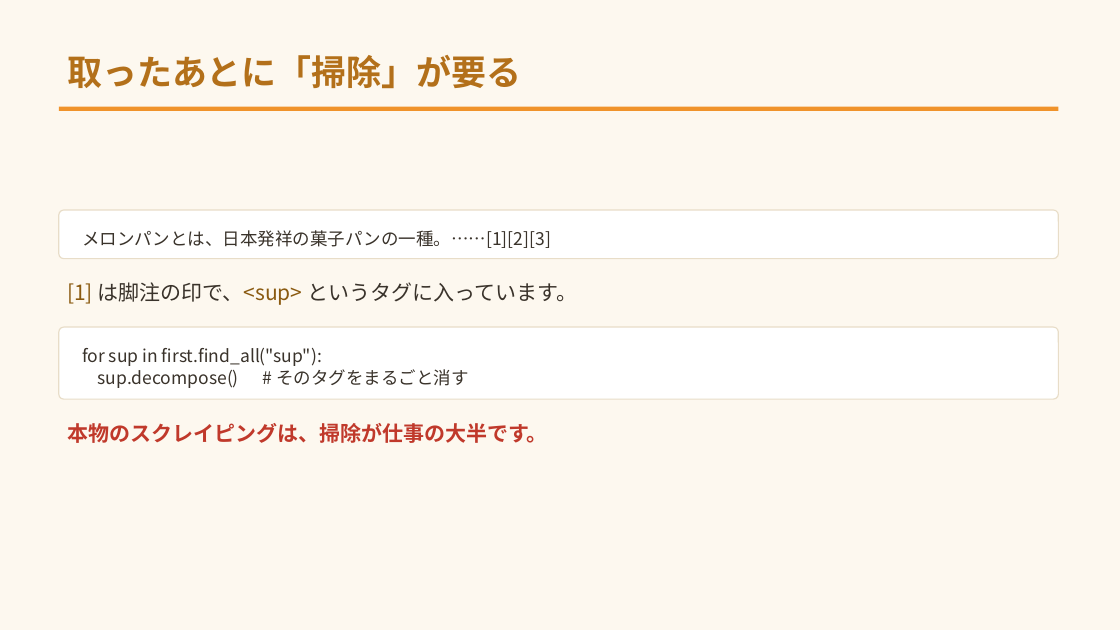
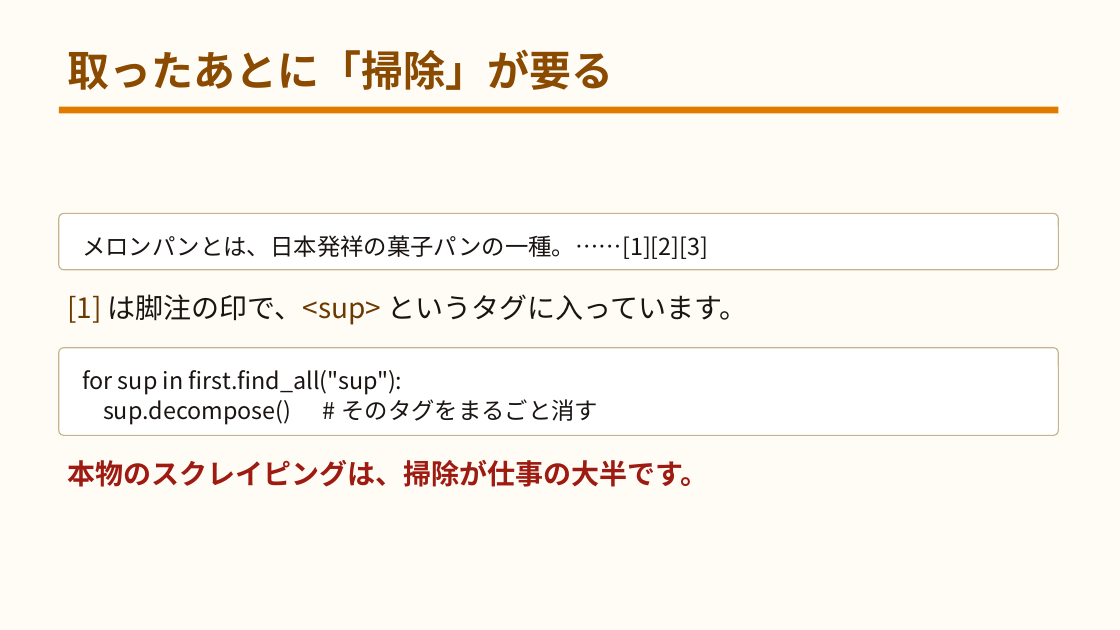
Before and after one commit to yuracode/isshop, a slide deck: slide 48 of docs/slides.pptx. Drawn at 1120x630 pixels with LibreOffice and Linux fonts; fonts in the diff are those of the drawing. Boxes give left, top, right and bottom in pixels: in the first picture for what was removed or moved away, otherwise in the second. Text is boxed around its words. In the diff, an @@ line names an element or a change of style, - is before the commit and + after.

```diff
--- a/docs/slides.pptx
+++ b/docs/slides.pptx
@@ background #FDF8EF to #FFFCF6 @@
@@ text "取ったあとに「掃除」が要る" at (67,49,613,90): size 30 to 36 pt, text colour #B3701A to #8A4A00 @@
@@ rectangle at (59,107,1059,113): fill #F0932B to #E07B00 @@
@@ rounded rectangle: place and size @@
-rounded rectangle at (59,210,1059,259)
+rounded rectangle at (59,213,1059,270)
@@ rounded rectangle at (59,213,1059,270): outline #E8DDC8 1 pt to #C7B48E 1 pt; proportions changed @@
@@ text "メロンパンとは、日本発祥の菓子パンの一種。……[1][2][3]" at (82,235,708,259): size 15 to 20 pt, text colour #3A332B to #1A1512 @@
@@ text "[1] は脚注の印で、<sup> というタグに入っています。": place and size @@
-text "[1] は脚注の印で、<sup> というタグに入っています。" at (67,282,577,305)
+text "[1] は脚注の印で、<sup> というタグに入っています。" at (67,294,747,325)
@@ text "[1] は脚注の印で、<sup> というタグに入っています。" at (67,294,747,325): size 18 to 24 pt; text colour #8A5A10 to #6B3A00 in "[1] は脚注の印で、<sup>"; text colour #3A332B to #1A1512 in "は脚注の印で、<sup> というタグに入っています。" @@
@@ rounded rectangle at (59,348,1059,435): outline #E8DDC8 1 pt to #C7B48E 1 pt; proportions changed @@
@@ rounded rectangle: place and size @@
-rounded rectangle at (59,327,1059,399)
+rounded rectangle at (59,348,1059,435)
@@ text "for sup in first.find_all("sup"):" at (82,370,598,425): size 15 to 20 pt, text colour #3A332B to #1A1512 @@
@@ text "for sup in first.find_all("sup"):": place and size @@
-text "for sup in first.find_all("sup"):" at (82,348,468,388)
+text "for sup in first.find_all("sup"):" at (82,370,598,425)
@@ text "本物のスクレイピングは、掃除が仕事の大半です。": place and size @@
-text "本物のスクレイピングは、掃除が仕事の大半です。" at (67,423,548,443)
+text "本物のスクレイピングは、掃除が仕事の大半です。" at (67,460,708,487)
@@ text "本物のスクレイピングは、掃除が仕事の大半です。" at (67,460,708,487): size 18 to 24 pt, text colour #C0392B to #9E1B12 @@
```
Also in this commit, not shown: 51 other slides changed, 3 other files.
